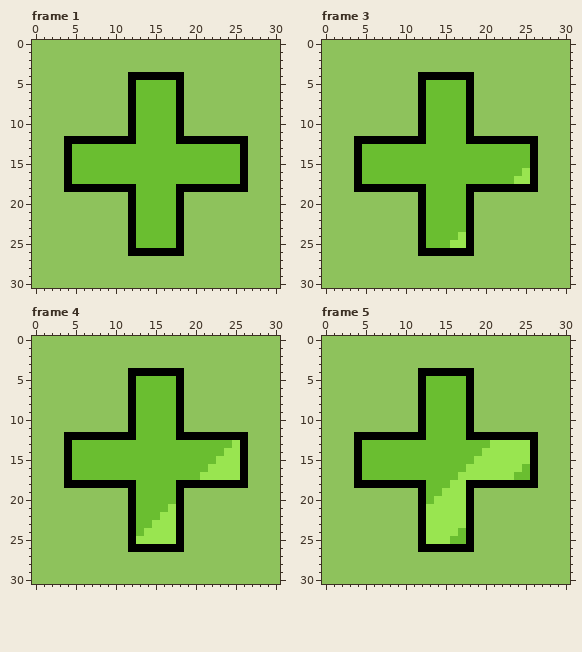
File history of a pixel-art file, project/src/Sprites/agragarIcono.aseprite. Above: the version before the commit.
31x31 pixels, 14 frames. Shown: frame 1, frame 3, frame 4, frame 5. The commit also changed other frames, which this record leaves out.
Once edited:
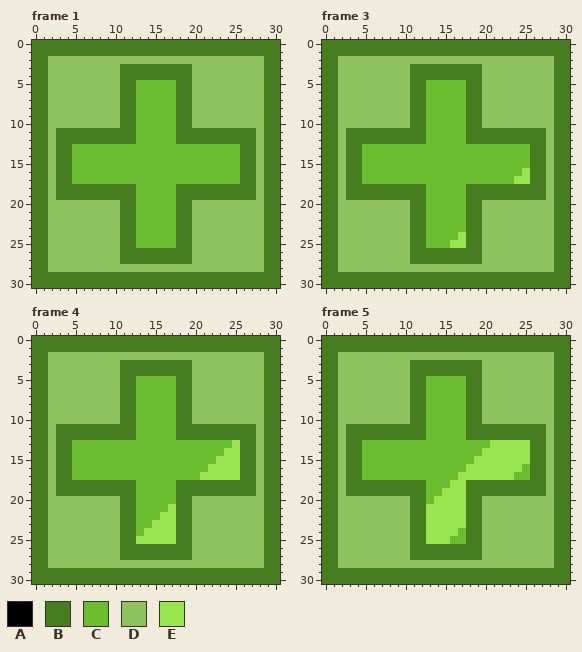
Palette (. is transparent): A #000000  B #467d20  C #6abe30  D #8ec25c  E #99e550
From old to new:
layer "Layer 2" added
Changed rows in their new state; - is an unchanged pixel.
Frame 1, layers "Layer 2", "Layer 1":
first column x 0:
 0 BBBBBBBBBBBBBBBBBBBBBBBBBBBBBBB
 1 BBBBBBBBBBBBBBBBBBBBBBBBBBBBBBB
 2 BB---------------------------BB
 3 BB---------BBBBBBBBB---------BB
 4 BB---------BBBBBBBBB---------BB
 5 BB---------BB-----BB---------BB
 6 BB---------BB-----BB---------BB
 7 BB---------BB-----BB---------BB
 8 BB---------BB-----BB---------BB
 9 BB---------BB-----BB---------BB
10 BB---------BB-----BB---------BB
11 BB-BBBBBBBBBB-----BBBBBBBBBB-BB
12 BB-BBBBBBBBBB-----BBBBBBBBBB-BB
13 BB-BB---------------------BB-BB
14 BB-BB---------------------BB-BB
15 BB-BB---------------------BB-BB
16 BB-BB---------------------BB-BB
17 BB-BB---------------------BB-BB
18 BB-BBBBBBBBBB-----BBBBBBBBBB-BB
19 BB-BBBBBBBBBB-----BBBBBBBBBB-BB
20 BB---------BB-----BB---------BB
21 BB---------BB-----BB---------BB
22 BB---------BB-----BB---------BB
23 BB---------BB-----BB---------BB
24 BB---------BB-----BB---------BB
25 BB---------BB-----BB---------BB
26 BB---------BBBBBBBBB---------BB
27 BB---------BBBBBBBBB---------BB
28 BB---------------------------BB
29 BBBBBBBBBBBBBBBBBBBBBBBBBBBBBBB
30 BBBBBBBBBBBBBBBBBBBBBBBBBBBBBBB
Frame 3, layers "Layer 2", "Layer 1": the same change as frame 1
Frame 4, layers "Layer 2", "Layer 1": the same change as frame 1
Frame 5, layers "Layer 2", "Layer 1": the same change as frame 1
